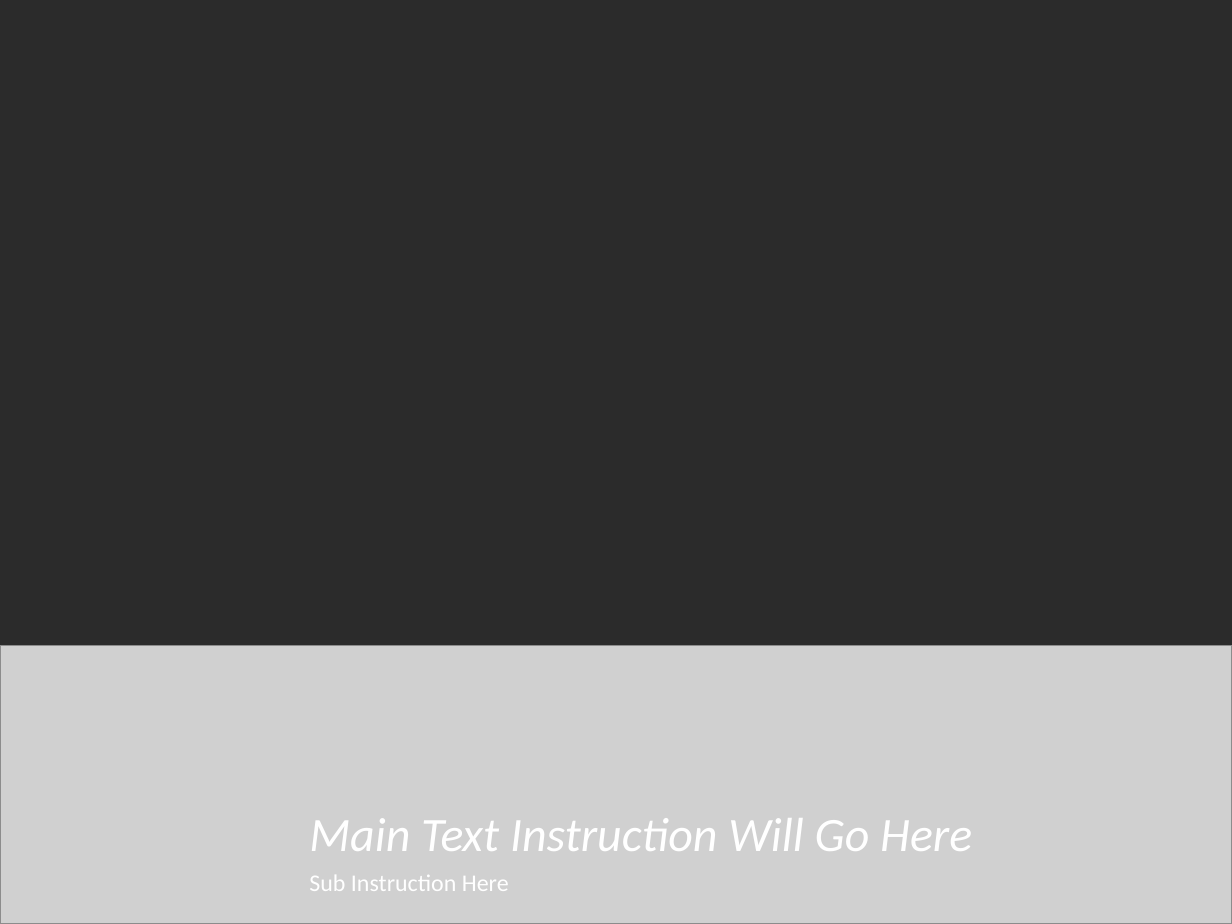
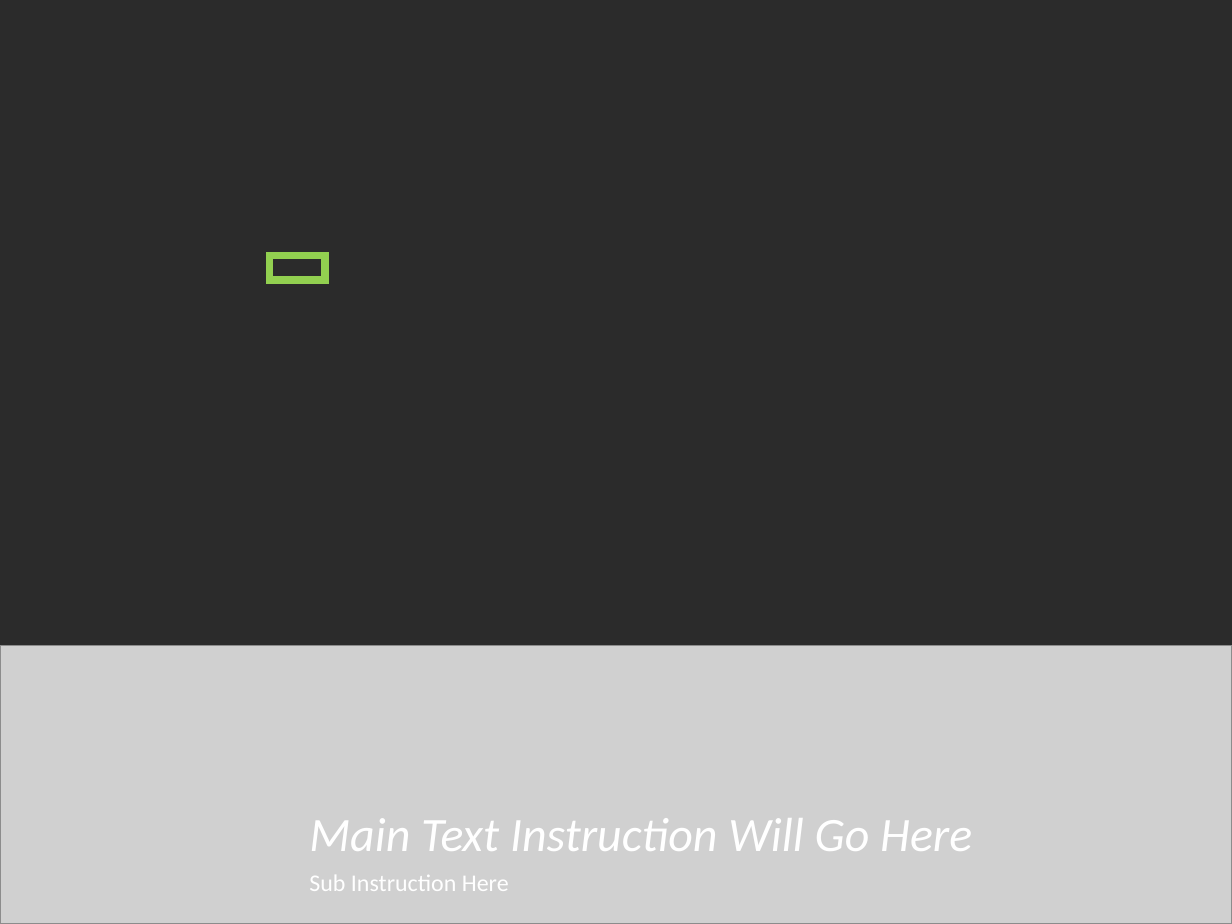
Before and after one commit to jstngoulet/ActiveNet_Trainer, a slide deck: slide 4 of PowerPoint Creations/EnrollmentProcedure.potx. Drawn at 1232x924 pixels with LibreOffice and Linux fonts; fonts in the diff are those of the drawing; grey boxes stand for pictures; background and template pictures are left out; a plain dark background stands for a picture behind light text. Boxes give left, top, right and bottom in pixels: in the first picture for what was removed or moved away, otherwise in the second. Text is boxed around its words. In the diff, an @@ line names an element or a change of style, - is before the commit and + after.

```diff
--- a/PowerPoint Creations/EnrollmentProcedure.potx
+++ b/PowerPoint Creations/EnrollmentProcedure.potx
@@ rectangle added at bbox=[270, 256, 325, 281], outline #92D050 4.5 pt @@
```
Also in this commit, not shown: 18 slides added, 21 other files.
